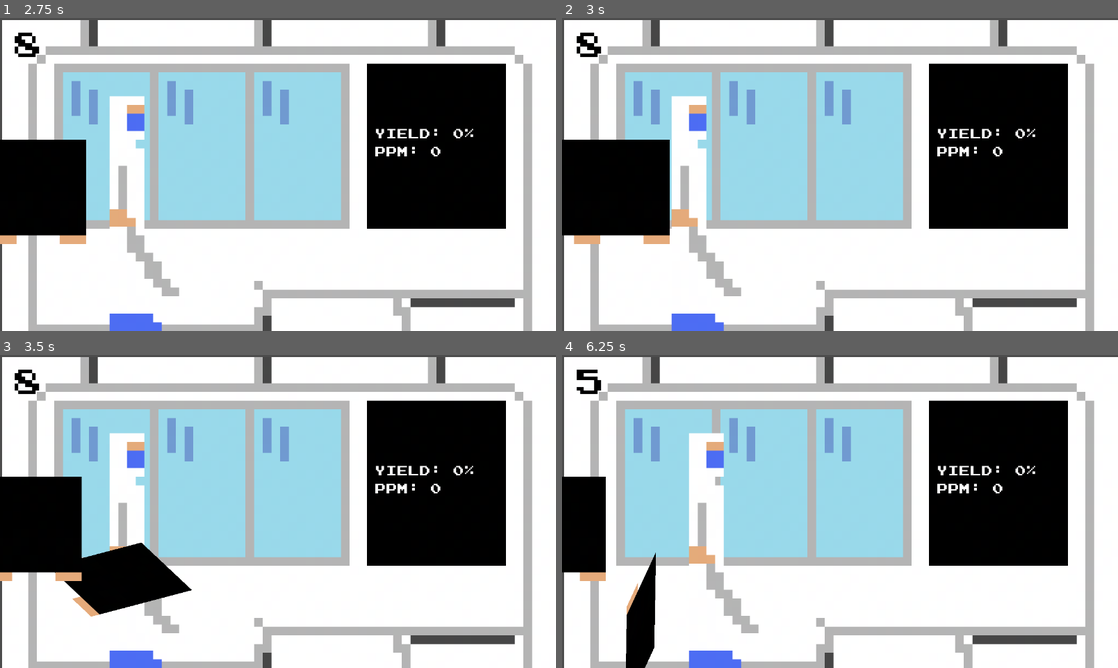
Above: before the commit, frames 1-4 (two rows, left to right).
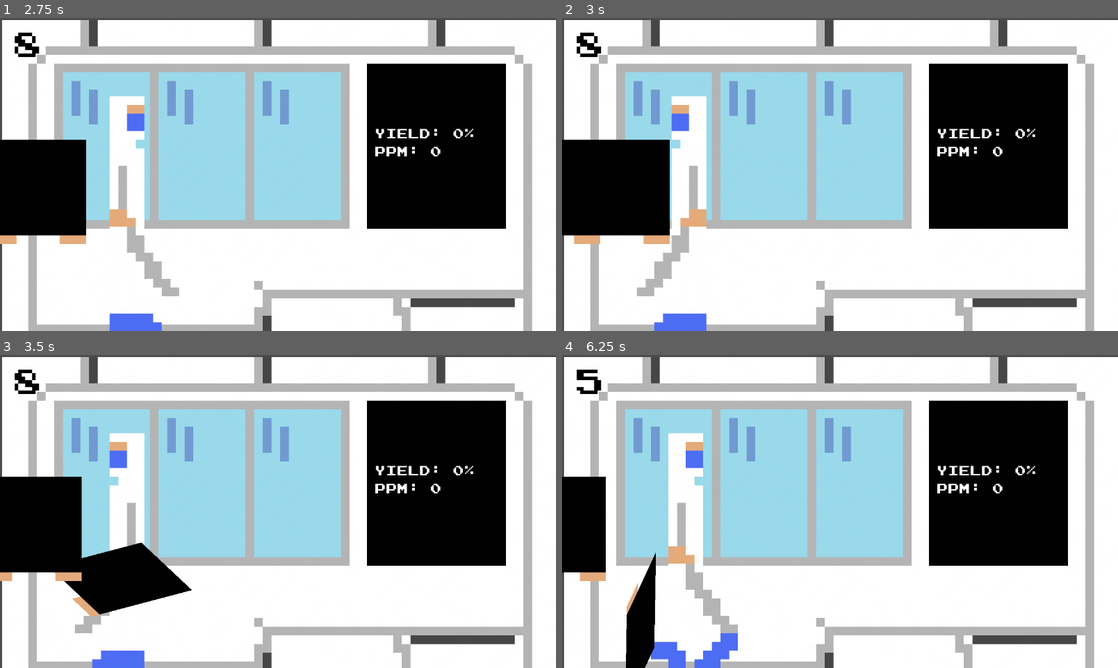
Above: after the commit, the same moments.

Repository: pancake-ninja-game/pancake-ninja
Game: Godot game, scene res://scenes/main.tscn
Same seed, same stepped clock (60 frames per second), same inputs: the game is played once before the commit and once after it.
Inputs (mouse positions are in pixels of both pictures, inside the frame that each line leads up to):
- Up to frame 1 (2.75 s): click "Start Game" at 0.5 s; move the mouse to (400, 158) at 1.27 s; click (400, 158) at 1.42 s; move the mouse to (166, 190) at 2.02 s; click (166, 190) at 2.17 s
- Up to frame 2 (3 s): move the mouse to (595, 187) at 2.77 s; click (595, 187) at 2.92 s
- Up to frame 3 (3.5 s): no input
- Up to frame 4 (6.25 s): move the mouse to (595, 524) at 3.52 s; click (595, 524) at 3.67 s; move the mouse to (589, 524) at 4.27 s; click (589, 524) at 4.42 s; move the mouse to (584, 524) at 5.02 s; click (584, 524) at 5.17 s; move the mouse to (867, 511) at 5.77 s; click (867, 511) at 5.92 s

Frame 1 is identical in both runs. In frame 2, 3.0% of the frame differs, in the area x 13-33%, y 27-100%; in frame 3, 1.9%; in frame 4, 5.8%, in the area x 16-36%, y 24-100%.

Commit message:
Make the operator always face the mouse pointer

Diff:
--- a/scripts/operator.gd
+++ b/scripts/operator.gd
@@ -30,16 +30,16 @@
 	var target_x = get_global_mouse_position().x
 	var diff_x = target_x - position.x
 
-	if abs(diff_x) > 250:
+	# Flip sprite if direction changes
+	var direction = sign(diff_x)
+	if direction != current_direction:
+		$Sprite2D.flip_h = direction < 0
+		current_direction = direction
+
+	# Start walking if the operator is too far away from the mouse
+	if abs(diff_x) > 200:
 		is_walking = true
-		var direction = sign(diff_x)
 		position.x += direction * move_speed * delta
-
-		# Flip sprite if direction changes
-		if direction != current_direction:
-			$Sprite2D.flip_h = direction < 0
-			current_direction = direction
-
 	else:
 		is_walking = false
 		$Sprite2D.texture = sprite_idle
